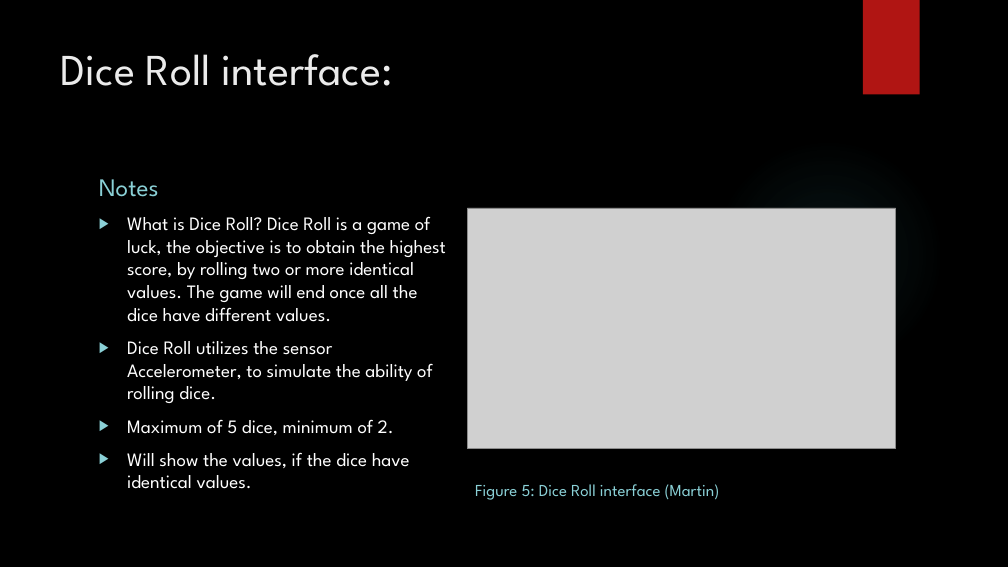
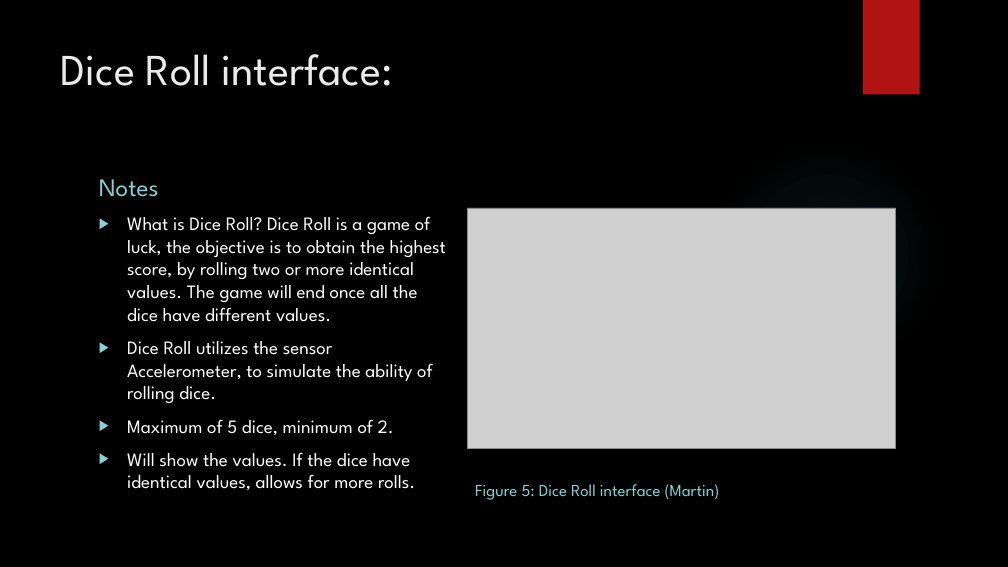
Before and after one commit to IgnitionOrk/SCaR_Arcade, a slide deck: slide 10 of SCaRArcade.pptx. Drawn at 1008x567 pixels with LibreOffice and Linux fonts; fonts in the diff are those of the drawing; grey boxes stand for pictures; background and template pictures are left out. Boxes give left, top, right and bottom in pixels: in the first picture for what was removed or moved away, otherwise in the second. Text is boxed around its words. In the diff, an @@ line names an element or a change of style, - is before the commit and + after.

```diff
--- a/SCaRArcade.pptx
+++ b/SCaRArcade.pptx
@@ text at (127, 453, 415, 490): text changed @@
-▶ Will show the values, if the dice have identical values.
+▶ Will show the values. If the dice have identical values, allows for more rolls.
```
Also in this commit, not shown: 1 other file.
